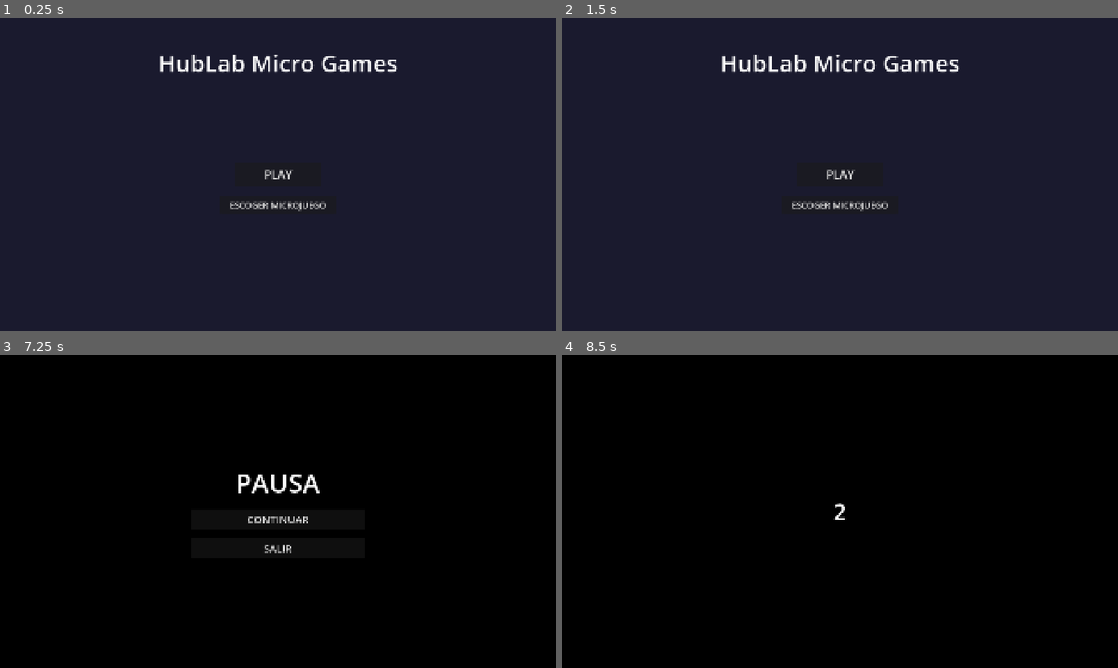
Above: before the commit, frames 1-4 (two rows, left to right).
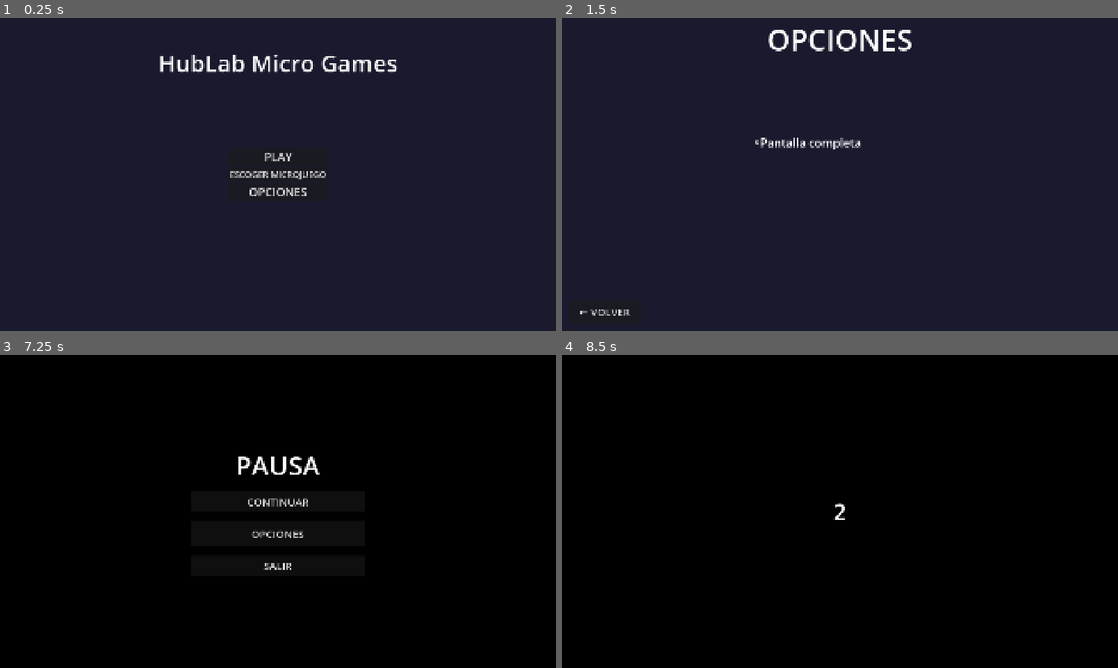
Above: after the commit, the same moments.

Repository: Vigoreum/prototype
Game: Godot game, scene res://menus/main_menu.tscn
The game is run twice, just before and just after one commit, with the same random seed, the same clock (stepped at 60 frames per second) and the same inputs.
Inputs (mouse positions are in pixels of both pictures, inside the frame that each line leads up to):
- Up to frame 1 (0.25 s): no input
- Up to frame 2 (1.5 s): click (840, 193) at 0.5 s, where only the run after the commit has a clickable "OPCIONES"; click (840, 143) at 1.25 s, where only the run after the commit has a clickable "Pantalla completa"
- Up to frame 3 (7.25 s): click (44, 649) at 2 s, where only the run after the commit has a clickable "← VOLVER"; click "PLAY" at 2.75 s; tap Enter at 3.5 s; move the mouse to (400, 495) at 3.52 s; hold Space (space_bar) 3.53-4.25 s; click (400, 495) at 3.67 s; drag from (166, 527) to (250, 574) at 4.27 s; move the mouse to (333, 442) at 5.02 s; hold Space (space_bar) 5.03-5.75 s; click (333, 442) at 5.17 s; drag from (250, 574) to (111, 464) at 5.77 s; move the mouse to (444, 558) at 6.52 s; hold Space (space_bar) from 6.53 s (still down); click (444, 558) at 6.67 s; tap Escape (ui_cancel) at 7.15 s
- Up to frame 4 (8.5 s): release Space (space_bar) at 7.25 s; click "CONTINUAR" at 7.25 s; tap Enter at 8 s; drag from (673, 464) to (756, 433) at 8.02 s

The runs differ from the first frame. In frame 1, 0.8% of the frame differs, in the area x 41-59%, y 43-62%; in frame 2, 2.8%, in the area x 3-72%, y 3-96%; in frame 3, 1.5%; in frame 4, nothing differs.

Commit message:
add options menu with fullscreen toggle
- New SettingsManager autoload persists settings to user://settings.cfg
- Settings auto-load on game start and apply immediately
- F11 globally toggles fullscreen anywhere in the game
- OptionsMenu autoload displays as overlay above current scene
- Fullscreen checkbox with two-way sync via fullscreen_changed signal
- set_pressed_no_signal prevents infinite signal loops
- OPCIONES button added to main menu and pause menu
- ESC and VOLVER button close OptionsMenu cleanly
- UI sounds integrated: hover on checkbox, click_back on VOLVER, click_neutral on checkbox toggle
- Architecture is extensible: future options (volume, language) only need new variables and UI nodes

Diff:
--- a/core/settings_manager.gd
+++ b/core/settings_manager.gd
@@ -10,6 +10,7 @@
 # Estado actual de los settings
 var is_fullscreen: bool = false
 
+signal fullscreen_changed(enabled: bool)
 
 func _ready() -> void:
 	# Funciona aunque el juego esté pausado (F11 debe responder siempre)
@@ -25,6 +26,7 @@
 	is_fullscreen = enabled
 	_apply_fullscreen(enabled)
 	_save_settings()
+	fullscreen_changed.emit(enabled)  # ← nuevo
 
 
 # Alterna entre fullscreen y ventana
--- a/menus/main_menu.gd
+++ b/menus/main_menu.gd
@@ -2,10 +2,12 @@
 
 @onready var play_button: Button = $PlayButton
 @onready var select_button: Button = $SelectButton
+@onready var options_button: Button = $OptionsButton
 
 func _ready() -> void:
 	AudioManager.register_button_positive(play_button)
 	AudioManager.register_button_neutral(select_button)
+	AudioManager.register_button_neutral(options_button)
 
 func _on_play_pressed() -> void:
 	GameManager.start_play_mode()
@@ -13,3 +15,7 @@
 
 func _on_select_pressed() -> void:
 	get_tree().change_scene_to_file("res://menus/microgame_select.tscn")
+
+
+func _on_options_pressed() -> void:
+	OptionsMenu.show_menu()
--- a/menus/main_menu.tscn
+++ b/menus/main_menu.tscn
@@ -35,36 +35,32 @@
 horizontal_alignment = 1
 
 [node name="PlayButton" type="Button" parent="." unique_id=1245528072]
-layout_mode = 1
-anchors_preset = 8
-anchor_left = 0.5
-anchor_top = 0.5
-anchor_right = 0.5
-anchor_bottom = 0.5
-offset_left = -150.0
-offset_top = -40.0
-offset_right = 150.0
-offset_bottom = 40.0
-grow_horizontal = 2
-grow_vertical = 2
+layout_mode = 0
+offset_left = 789.0
+offset_top = 448.0
+offset_right = 1131.0
+offset_bottom = 511.0
 theme_override_font_sizes/font_size = 40
 text = "PLAY"
 
 [node name="SelectButton" type="Button" parent="." unique_id=239859181]
-layout_mode = 1
-anchors_preset = 8
-anchor_left = 0.5
-anchor_top = 0.5
-anchor_right = 0.5
-anchor_bottom = 0.5
-offset_left = -200.0
-offset_top = 76.0
-offset_right = 200.0
-offset_bottom = 136.0
-grow_horizontal = 2
-grow_vertical = 2
+layout_mode = 0
+offset_left = 789.0
+offset_top = 515.0
+offset_right = 1131.0
+offset_bottom = 565.0
 theme_override_font_sizes/font_size = 30
 text = "ESCOGER MICROJUEGO"
 
+[node name="OptionsButton" type="Button" parent="." unique_id=1429165810]
+layout_mode = 0
+offset_left = 789.0
+offset_top = 569.0
+offset_right = 1131.0
+offset_bottom = 632.0
+theme_override_font_sizes/font_size = 40
+text = "OPCIONES"
+
 [connection signal="pressed" from="PlayButton" to="." method="_on_play_pressed"]
 [connection signal="pressed" from="SelectButton" to="." method="_on_select_pressed"]
+[connection signal="pressed" from="OptionsButton" to="." method="_on_options_pressed"]
--- a/menus/options_menu.gd
+++ b/menus/options_menu.gd
@@ -1,26 +1,52 @@
-extends Control
+extends CanvasLayer
 
+@onready var background: ColorRect = $Background
+@onready var title_label: Label = $Title
+@onready var options_container: VBoxContainer = $OptionsContainer
 @onready var fullscreen_check: CheckBox = $OptionsContainer/FullscreenCheck
 @onready var back_button: Button = $BackButton
 
-# Indica desde dónde se abrió OptionsMenu para saber a dónde volver
-# Valores: "main_menu" o "pause_menu"
-static var came_from: String = "main_menu"
-
 
 func _ready() -> void:
-	# Inicializar el checkbox con el estado actual de SettingsManager
+	process_mode = Node.PROCESS_MODE_ALWAYS
+
+	# Inicializar el checkbox con el estado actual
 	fullscreen_check.button_pressed = SettingsManager.is_fullscreen
 
 	# Conectar señales
 	fullscreen_check.toggled.connect(_on_fullscreen_toggled)
 	back_button.pressed.connect(_on_back_pressed)
+	SettingsManager.fullscreen_changed.connect(_on_settings_fullscreen_changed)  # ← nueva
 
 	# Registrar sonidos UI
 	AudioManager.register_button_back(back_button)
-	# El checkbox no se "registra" como botón normal, le agregamos su propio sonido
 	fullscreen_check.mouse_entered.connect(AudioManager.play_hover)
 	fullscreen_check.toggled.connect(_play_check_sound)
+
+	hide_menu()
+
+
+# Muestra el menú de opciones
+func show_menu() -> void:
+	background.visible = true
+	title_label.visible = true
+	options_container.visible = true
+	back_button.visible = true
+	# Refrescar el estado del checkbox por si cambió desde otro lado (ej: F11)
+	fullscreen_check.button_pressed = SettingsManager.is_fullscreen
+
+
+# Oculta el menú de opciones
+func hide_menu() -> void:
+	background.visible = false
+	title_label.visible = false
+	options_container.visible = false
+	back_button.visible = false
+
+
+# Verifica si el menú está abierto
+func is_open() -> bool:
+	return background.visible
 
 
 func _on_fullscreen_toggled(enabled: bool) -> void:
@@ -28,29 +54,25 @@
 
 
 func _on_back_pressed() -> void:
-	_return_to_origin()
+	AudioManager.play_click_back()
+	hide_menu()
 
 
 func _unhandled_input(event: InputEvent) -> void:
+	if not is_open():
+		return
+
 	if event.is_action_pressed("ui_cancel"):
 		AudioManager.play_click_back()
-		_return_to_origin()
+		hide_menu()
+		get_viewport().set_input_as_handled()
 
 
-func _return_to_origin() -> void:
-	if came_from == "pause_menu":
-		# Si vinimos del menú de pausa, volver al menú de pausa
-		# Como el pause_menu está como autoload, solo lo mostramos
-		IrisTransition.transition_to_scene(GameManager.MAIN_MENU_SCENE)
-		# Esperamos a que cargue el menú principal, luego pausamos otra vez
-		await get_tree().process_frame
-		await get_tree().process_frame
-		# Hmm, esto es complicado. Lo arreglamos en la Etapa 5.
-	else:
-		# Vinimos del menú principal
-		IrisTransition.transition_to_scene(GameManager.MAIN_MENU_SCENE)
-
-
-# Sonido al togglear el checkbox (usamos neutral como "navegación/cambio")
 func _play_check_sound(_pressed: bool) -> void:
 	AudioManager.play_click_neutral()
+
+# Se ejecuta cuando el fullscreen cambia desde fuera (ej: tecla F11)
+func _on_settings_fullscreen_changed(enabled: bool) -> void:
+	# Actualizamos el checkbox sin disparar la señal toggled
+	# (set_pressed_no_signal evita el loop infinito)
+	fullscreen_check.set_pressed_no_signal(enabled)
--- a/menus/options_menu.tscn
+++ b/menus/options_menu.tscn
@@ -2,17 +2,11 @@
 
 [ext_resource type="Script" uid="uid://dq0lfpj65asm6" path="res://menus/options_menu.gd" id="1_6r3ve"]
 
-[node name="OptionsMenu" type="Control" unique_id=1045096828]
-layout_mode = 3
-anchors_preset = 15
-anchor_right = 1.0
-anchor_bottom = 1.0
-grow_horizontal = 2
-grow_vertical = 2
+[node name="OptionsMenu" type="CanvasLayer" unique_id=1435655782]
+layer = 150
 script = ExtResource("1_6r3ve")
 
-[node name="ColorRect" type="ColorRect" parent="." unique_id=1362025585]
-layout_mode = 1
+[node name="Background" type="ColorRect" parent="." unique_id=1362025585]
 anchors_preset = 15
 anchor_right = 1.0
 anchor_bottom = 1.0
@@ -22,7 +16,6 @@
 color = Color(0.101960786, 0.101960786, 0.18039216, 1)
 
 [node name="Title" type="Label" parent="." unique_id=621159250]
-layout_mode = 1
 anchors_preset = 5
 anchor_left = 0.5
 anchor_right = 0.5
@@ -36,7 +29,6 @@
 vertical_alignment = 1
 
 [node name="OptionsContainer" type="VBoxContainer" parent="." unique_id=1086009841]
-layout_mode = 1
 anchors_preset = 8
 anchor_left = 0.5
 anchor_top = 0.5
@@ -57,7 +49,6 @@
 text = "Pantalla completa"
 
 [node name="BackButton" type="Button" parent="." unique_id=752156447]
-layout_mode = 1
 anchors_preset = 2
 anchor_top = 1.0
 anchor_bottom = 1.0
--- a/menus/pause_menu.gd
+++ b/menus/pause_menu.gd
@@ -3,6 +3,7 @@
 @onready var background: ColorRect = $Background
 @onready var center_container: VBoxContainer = $CenterContainer
 @onready var continue_button: Button = $CenterContainer/ContinueButton
+@onready var options_button: Button = $CenterContainer/OptionsButton
 @onready var exit_button: Button = $CenterContainer/ExitButton
 
 # Flag para evitar que el mismo ESC abra y cierre el menú
@@ -11,10 +12,8 @@
 
 func _ready() -> void:
 	AudioManager.register_button_neutral(continue_button)
+	AudioManager.register_button_neutral(options_button)
 	AudioManager.register_button_back(exit_button)
-
-	continue_button.pressed.connect(_on_continue_pressed)
-	exit_button.pressed.connect(_on_exit_pressed)
 
 	process_mode = Node.PROCESS_MODE_ALWAYS
 	hide_menu()
@@ -56,6 +55,8 @@
 	await CountdownOverlay.countdown_finished
 	get_tree().paused = false
 
+func _on_options_pressed() -> void:
+	OptionsMenu.show_menu()
 
 func _on_exit_pressed() -> void:
 	get_tree().paused = false
--- a/menus/pause_menu.tscn
+++ b/menus/pause_menu.tscn
@@ -43,8 +43,18 @@
 theme_override_font_sizes/font_size = 36
 text = "CONTINUAR"
 
+[node name="OptionsButton" type="Button" parent="CenterContainer" unique_id=1835733318]
+custom_minimum_size = Vector2(0, 90)
+layout_mode = 2
+theme_override_font_sizes/font_size = 36
+text = "OPCIONES"
+
 [node name="ExitButton" type="Button" parent="CenterContainer" unique_id=1634429441]
 custom_minimum_size = Vector2(0, 70)
 layout_mode = 2
 theme_override_font_sizes/font_size = 36
 text = "SALIR"
+
+[connection signal="pressed" from="CenterContainer/ContinueButton" to="." method="_on_continue_pressed"]
+[connection signal="pressed" from="CenterContainer/OptionsButton" to="." method="_on_options_pressed"]
+[connection signal="pressed" from="CenterContainer/ExitButton" to="." method="_on_exit_pressed"]
--- a/project.godot
+++ b/project.godot
@@ -22,6 +22,7 @@
 CountdownOverlay="*uid://d12th0jmj7f5u"
 AudioManager="*uid://p3nxfl1yi3h1"
 SettingsManager="*uid://dj3kbtcik2bnt"
+OptionsMenu="*uid://bckw487m0rjx3"
 
 [display]
 
